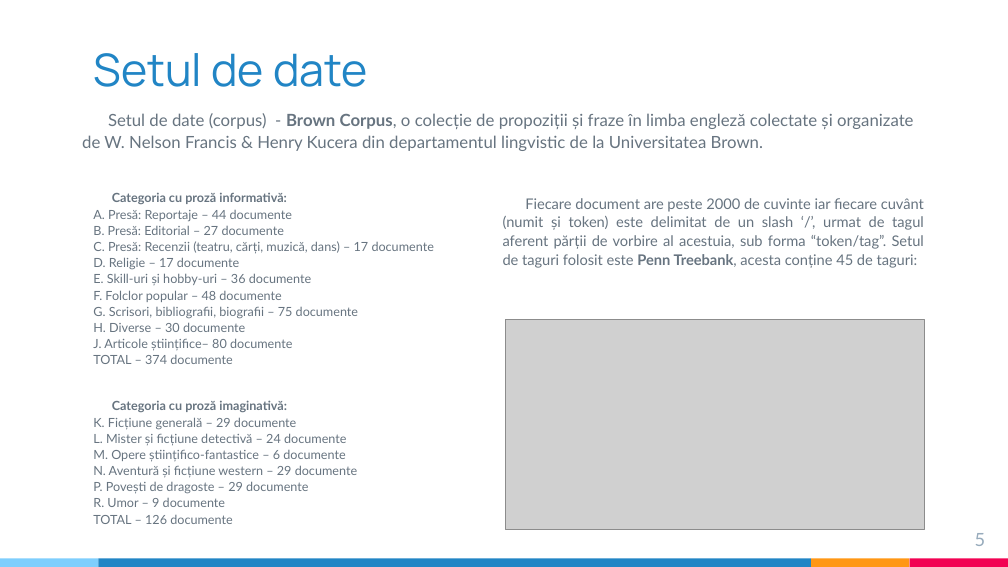
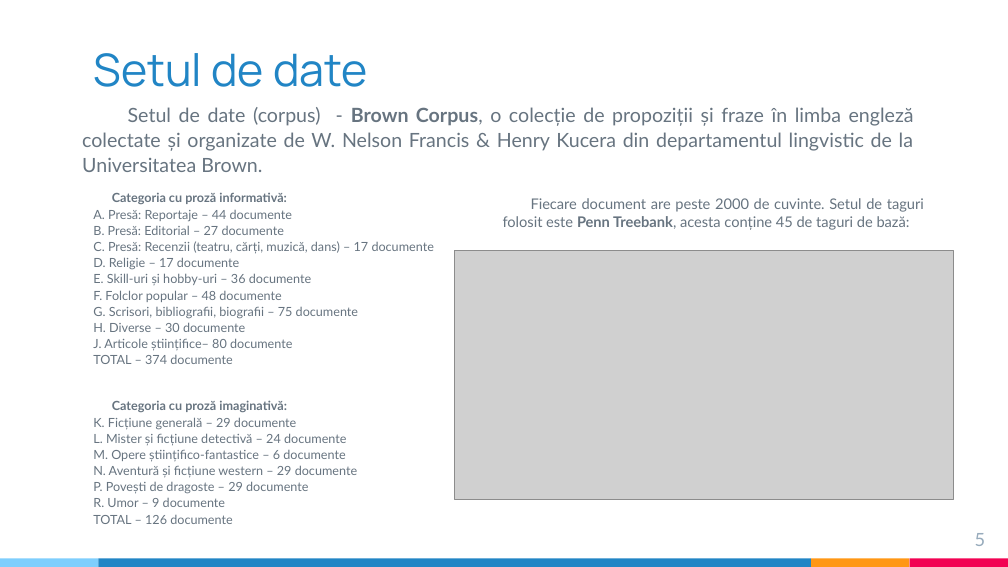
Before and after one commit to ST4NSB/part-of-speech-tagging, a slide deck: slide 5 of docs/pos_tagging_prezentare_Barbulescu.pptx. Drawn at 1008x567 pixels with LibreOffice and Linux fonts; fonts in the diff are those of the drawing; grey boxes stand for pictures. Boxes give left, top, right and bottom in pixels: in the first picture for what was removed or moved away, otherwise in the second. Text is boxed around its words. In the diff, an @@ line names an element or a change of style, - is before the commit and + after.

Commit message:
stuff

```diff
--- a/docs/pos_tagging_prezentare_Barbulescu.pptx
+++ b/docs/pos_tagging_prezentare_Barbulescu.pptx
@@ text "Setul de date (corpus) - ..." at <box>82,107,914,172</box>: size 12 to 14 pt @@
@@ text at <box>503,198,924,230</box>: text changed @@
-Fiecare document are peste 2000 de cuvinte iar fiecare cuvânt (numit și token) este delimitat de un slash ‘/’, urmat de tagul aferent părții de vorbire al acestuia, sub forma “token/tag”. Setul de taguri folosit este Penn Treebank, acesta conține 45 de taguri:
+Fiecare document are peste 2000 de cuvinte. Setul de taguri folosit este Penn Treebank, acesta conține 45 de taguri de bază:
@@ picture: place and size @@
-picture at <box>505,320,924,529</box>
+picture at <box>455,250,954,500</box>
```
Also in this commit, not shown: 11 other slides changed.
